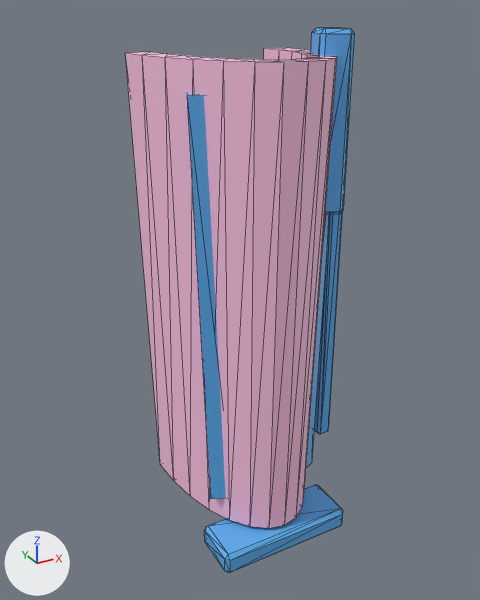
What one commit did to the glTF model viewer/assets/armor-parts/left_thigh/left_thigh.glb.
Both versions are drawn from a camera (50 mm lens) standing at (-0.2251, -0.391, 0.1975) and looking at (-0.0068, 0.0059, -0.0009). Every picture has the same lights, and +X, +Y and +Z are marked at lower left. The first picture is the older version. Mesh edges are drawn as thin lines. Vertices at exactly the same position are counted once.

Objects in the first picture: 'armor_left_thigh_v001'.
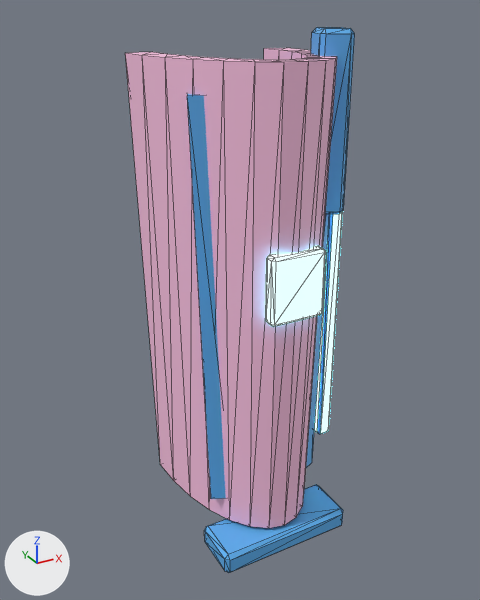
The edits, one by one:
Material 'armor_emissive' (mat_armor_emissive) is new.
Its base color is (0.18, 0.902, 1.0) (cyan #76f4ff).
Its emission color is (0.18, 0.902, 1.0) (cyan #76f4ff).
Its emission strength is 4.0.
me_armor_left_thigh_v001 is used by ob_armor_left_thigh_v001; location (0.0, 0.0, 0.0).
me_armor_left_thigh_v001 had 184 vertices, 348 faces and spanned x -0.064..0.069, y -0.062..0.062, z -0.191..0.186.
me_armor_left_thigh_v001 now has 208 vertices, 392 faces and spans x -0.064..0.069, y -0.062..0.062, z -0.191..0.186.
me_armor_left_thigh_v001 part 1: a new loose piece of 24 vertices spanning x -0.02..0.02, y -0.062..-0.052, z 0.008..0.055, in mat_armor_emissive (cyan #76f4ff, glowing cyan #76f4ff).
me_armor_left_thigh_v001 part 2: 22 faces spanning x 0.057..0.069, y -0.015..0.015, z -0.131..0.131 switch from mat_armor_accent (blue #5cb0f1) to mat_armor_emissive (cyan #76f4ff, glowing cyan #76f4ff).

Pixel boxes [x1, y1, x2, y2] of what changed, in the pictures (480 x 600 px):
part 1 of me_armor_left_thigh_v001, added
    after: [266, 246, 326, 326]
part 2 of me_armor_left_thigh_v001, recoloured (lighter)
    both: [314, 211, 343, 434]
